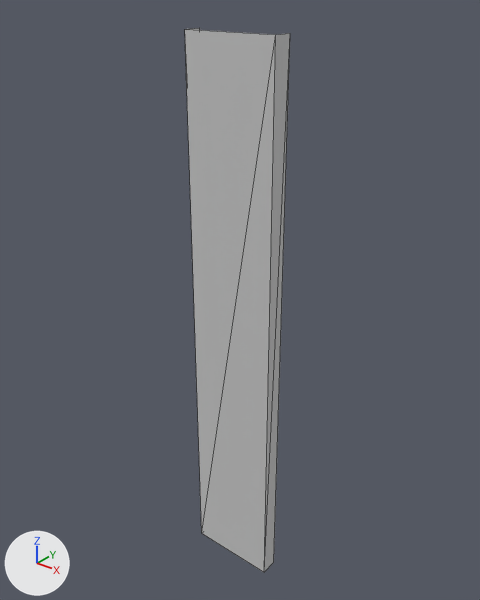
The FBX model Assets/Meshes/SM_wall2.FBX as it was, and as the next commit left it.
Camera for both pictures: a 50 mm lens placed at (38.0, -18.5, 32.1), pointed at (17.8, 6.7, 16.5). Lighting does not change. The marker at lower left points along +X, +Y and +Z. Mesh edges are drawn as thin lines. Where no turn or scale is listed for an object, it has been applied to the vertices.

Names of what the first picture shows: 'mur2'.
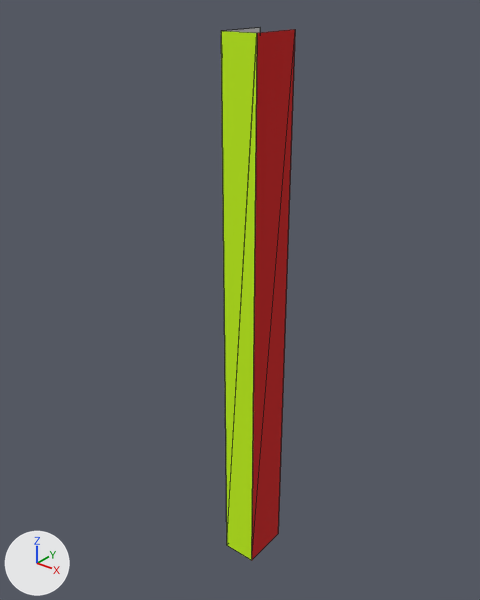
Location of each change, [x1, y1, x2, y2] in pixels of the pictures (480 x 600 px):
'mur2', reshaped, moved (29% narrower): before [185, 28, 290, 572]; after [221, 27, 295, 560]

The change, as a diff of the scene's bpy script:
```diff
--- a/Assets/Meshes/SM_wall2.FBX.py
+++ b/Assets/Meshes/SM_wall2.FBX.py
@@ mat_material__29 @@
+mat_material__29 = principled_material('Material #29')
+mat_material__29.base_color = (0.588, 0.0, 0.0)  # red #ca0000
+mat_material__29.roughness = 0.859
@@ mat_material__163 @@
+mat_material__163 = principled_material('Material #163')
+mat_material__163.base_color = (0.588, 1.0, 0.0)  # green #caff00
+mat_material__163.roughness = 0.859
@@ me_mesh @@
 # used by ob_mur2; location = (18.63, 5.41, 15.0)
-me_mesh.from_pydata(...)  # 8 vertices, 6 faces; spans x -2.5..2.5, y -0.5..0.5, z -15.0..15.0
+me_mesh.from_pydata(...)  # 20 vertices, 12 faces; spans x -1.0..1.0, y -0.5..2.3, z -15.0..15.0
+# me_mesh part 1: the whole mesh is rebuilt
 me_mesh.materials.append(mat_material__3)
+me_mesh.materials.append(mat_material__29)  # red #ca0000
+me_mesh.materials.append(mat_material__163)  # green #caff00
@@ ob_mur2 @@
 ob_mur2 = bpy.data.objects.new('mur2', me_mesh)
-ob_mur2.location = (18.63, 5.41, 15.0)
+ob_mur2.location = (19.01, 5.67, 15.0)
```
